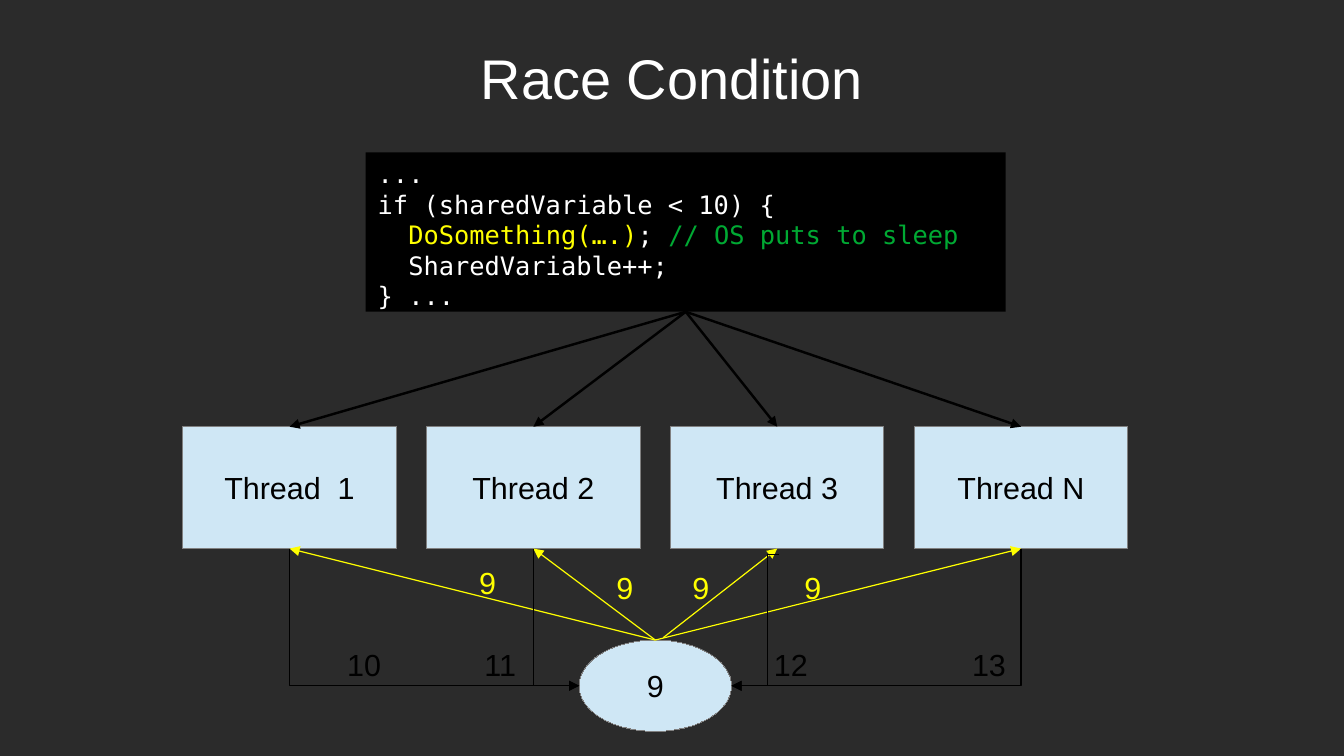
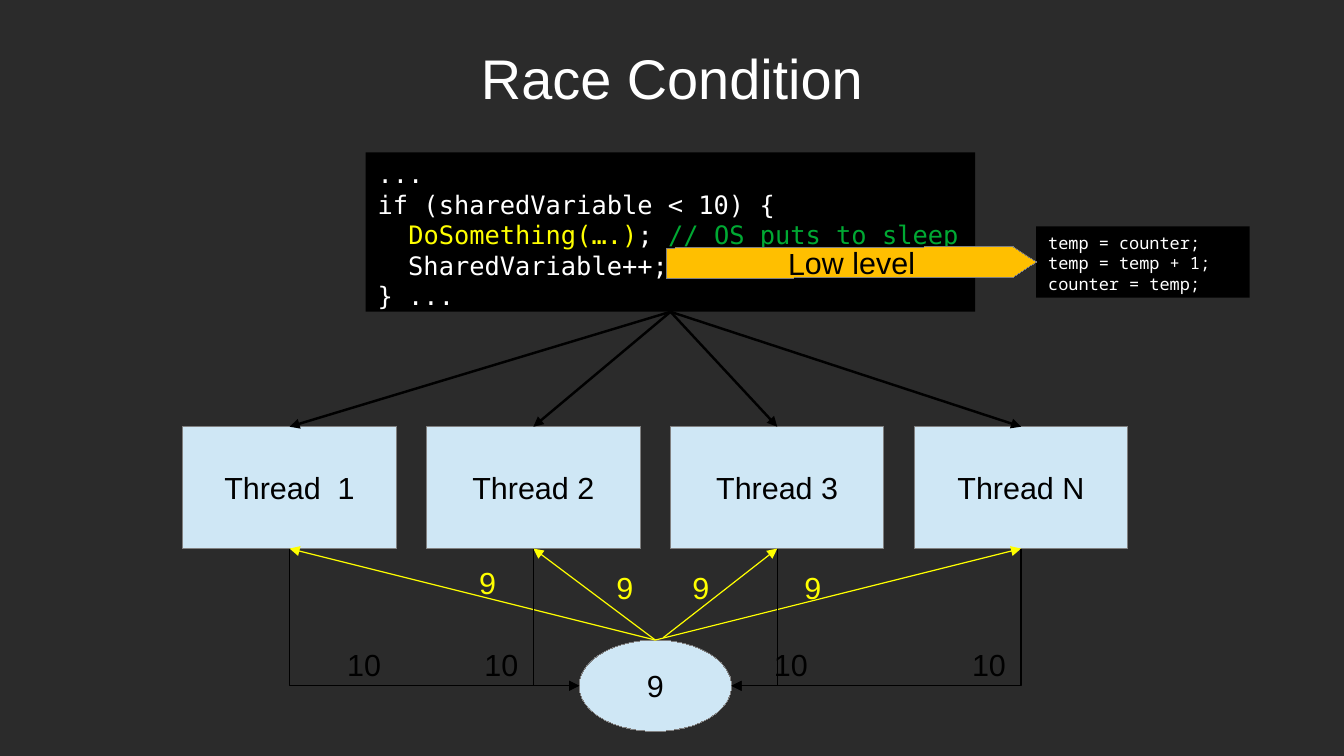
Before and after one commit to airamez/codando-live, a slide deck: slide 5 of CSharp/_21_Advanced/_06_Async.odp. Drawn at 1344x756 pixels with LibreOffice and Linux fonts; fonts in the diff are those of the drawing; background and template pictures are left out; a plain dark background stands for a picture behind light text. Boxes give left, top, right and bottom in pixels: in the first picture for what was removed or moved away, otherwise in the second. Text is boxed around its words. In the diff, an @@ line names an element or a change of style, - is before the commit and + after.

```diff
--- a/CSharp/_21_Advanced/_06_Async.odp
+++ b/CSharp/_21_Advanced/_06_Async.odp
@@ rectangle "...": place and size @@
-rectangle "..." at [366,152,1006,312]
+rectangle "..." at [366,152,976,312]
@@ rectangle added at [1037,227,1250,298], fill #000000, 10 pt, text #FFFFFF @@
+temp = counter;
+temp = temp + 1;
+counter = temp;
@@ freeform shape added at [667,247,1037,279], fill #FFBF00, outline #808080 0 pt, 18 pt, text #000000 @@
+Low level
@@ arrow moved from (687, 312) - (290, 427) to (671, 312) - (290, 427) @@
@@ arrow moved from (687, 312) - (534, 427) to (671, 312) - (534, 427) @@
@@ arrow moved from (685, 312) - (1022, 427) to (671, 312) - (1022, 427) @@
@@ arrow moved from (685, 312) - (778, 427) to (671, 312) - (778, 427) @@
@@ elbow arrow moved from (779, 555) - (732, 687) to (778, 549) - (732, 687) @@
@@ text at [484,655,518,676]: text changed @@
-11
+10
@@ text at [774,652,808,682]: text changed @@
-12
+10
@@ text at [972,655,1006,676]: text changed @@
-13
+10
```
Also in this commit, not shown: 2 other files.
